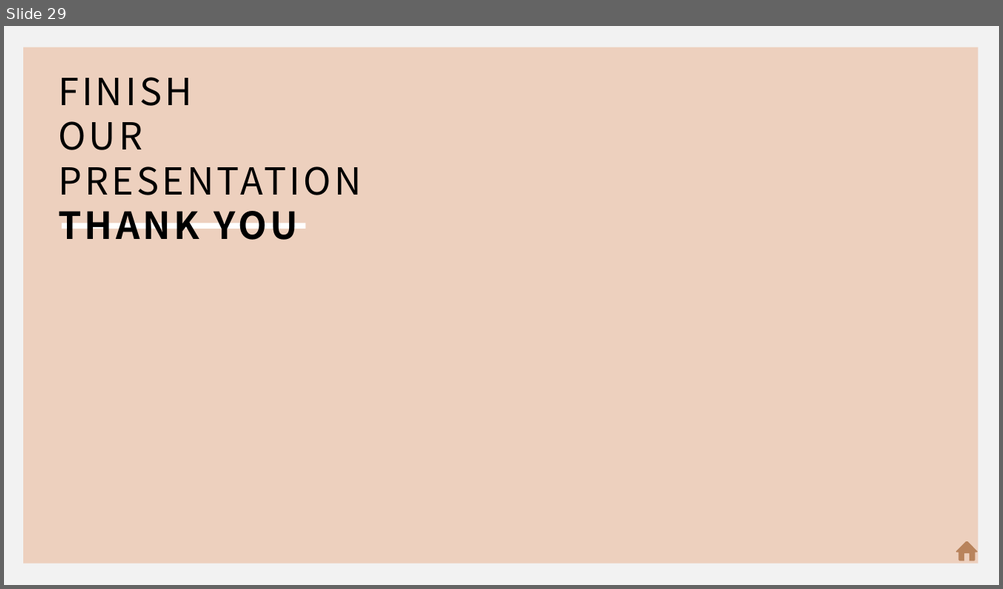
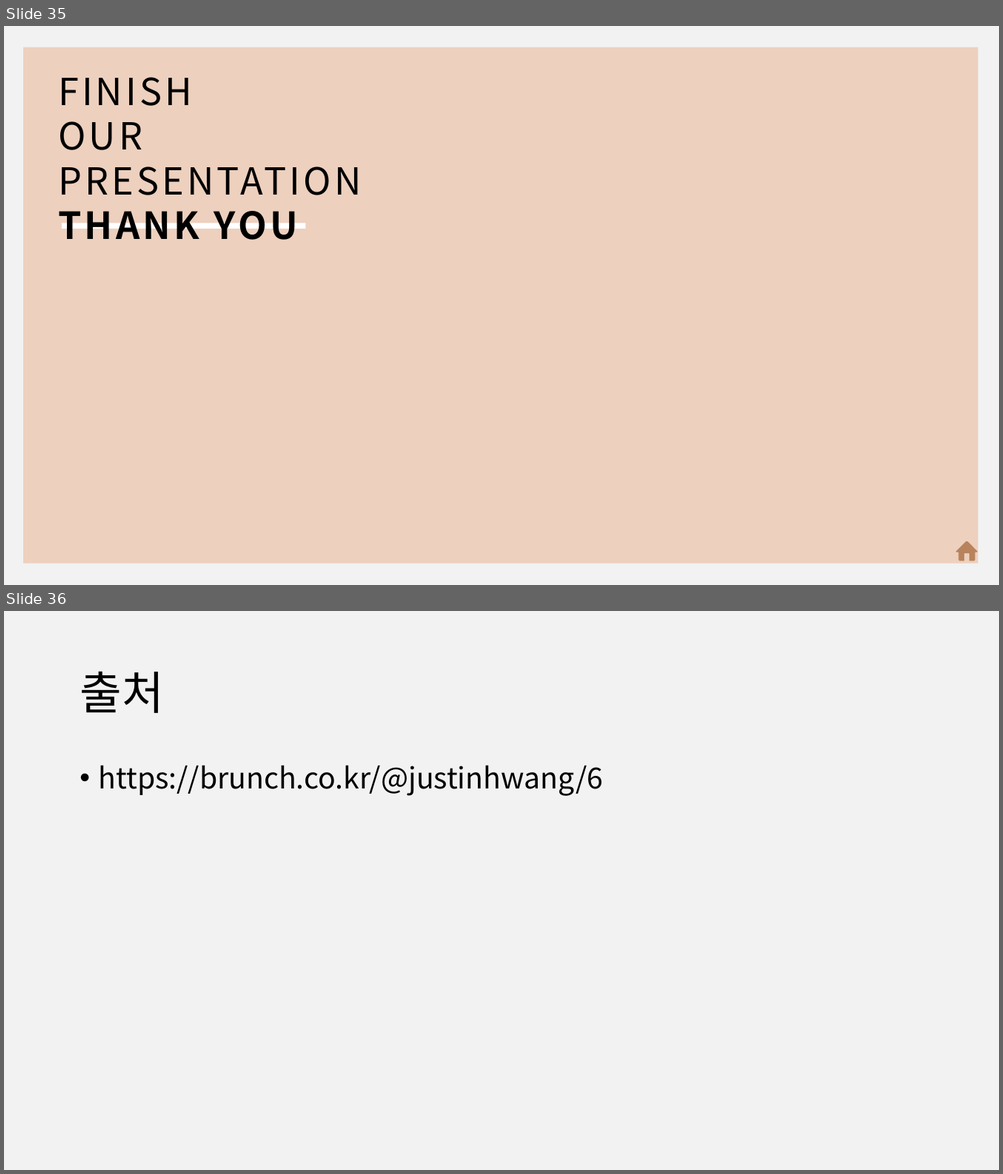
Before and after one commit to jsotouto/ICARUS, a slide deck: ICARUS 발표자료.pptx. Shown one above the other, each under a label of ours: slide 29 before the commit, slides 35 and 36 after it. The pictures are 1003x589 and 1003x1174 pixels, drawn with LibreOffice and Linux fonts; fonts in the diff are those of the drawing. Boxes give left, top, right and bottom in pixels: in the first picture for what was removed or moved away, otherwise in the second. Text is boxed around its words. In the diff, an @@ line names an element or a change of style, - is before the commit and + after.

```diff
--- a/ICARUS 발표자료.pptx
+++ b/ICARUS 발표자료.pptx
@@ slide 36 added at <box>4,611,999,1170</box>, background #F2F2F2 @@
@@ title added at <box>79,671,163,713</box>, 44 pt, text #000000 @@
+출처
@@ text added at <box>99,765,603,796</box>, 28 pt, text #000000 @@
+• https://brunch.co.kr/@justinhwang/6
@@ what was slide 29 is now slide 35 @@
```
Also in this commit, not shown: 2 slides changed, 7 other slides added, 1 slide removed.
